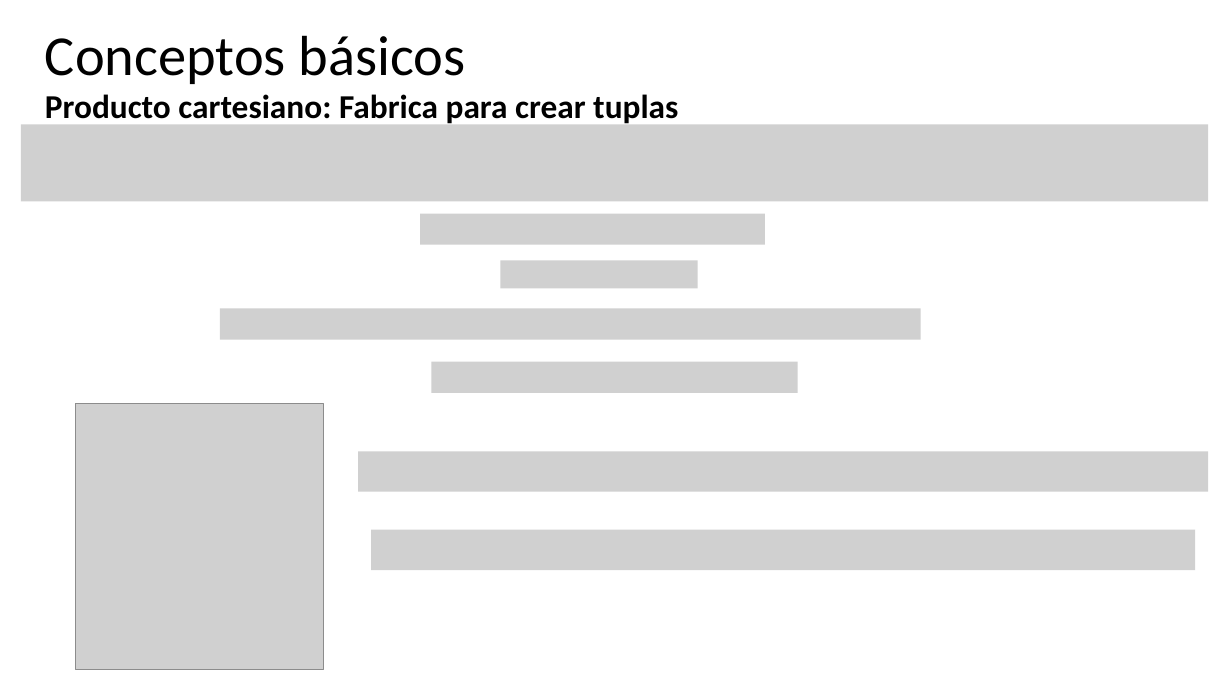
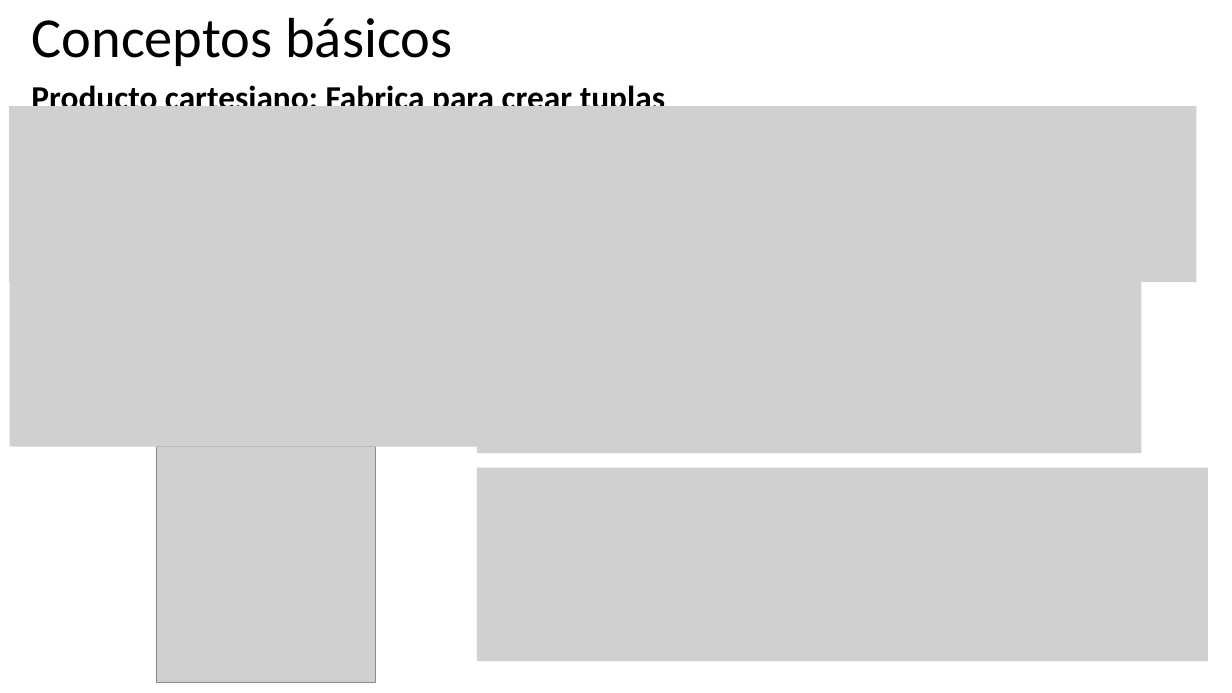
Before and after one commit to discretas1-udea/apuntes_clases_2026-2, a slide deck: slide 11 of clase-15/apuntes_clase15.pptx. Drawn at 1232x693 pixels with LibreOffice and Linux fonts; fonts in the diff are those of the drawing; grey boxes stand for pictures. Boxes give left, top, right and bottom in pixels: in the first picture for what was removed or moved away, otherwise in the second. Text is boxed around its words. In the diff, an @@ line names an element or a change of style, - is before the commit and + after.

```diff
--- a/clase-15/apuntes_clase15.pptx
+++ b/clase-15/apuntes_clase15.pptx
@@ title "Conceptos básicos": place and size @@
-title "Conceptos básicos" at (45,35,466,84)
+title "Conceptos básicos" at (32,17,452,66)
@@ text "Producto cartesiano: Fabrica para crear ..." rewrapped from (45,94,678,127) to (31,81,665,106) @@
@@ picture: place and size @@
-picture at (21,125,1209,201)
+picture at (9,106,1197,283)
@@ picture removed at (421,213,765,245) @@
@@ picture added at (9,268,538,446) @@
@@ picture removed at (501,261,699,288) @@
@@ picture added at (477,274,1141,453) @@
@@ picture removed at (220,309,921,340) @@
@@ picture removed at (432,361,798,393) @@
@@ picture: place and size @@
-picture at (76,404,323,670)
+picture at (156,447,375,683)
@@ picture removed at (359,451,1209,492) @@
@@ picture added at (477,468,1208,662) @@
@@ picture removed at (372,530,1196,570) @@
```
Also in this commit, not shown: 27 other slides changed, 5 slides added, 5 slides removed, 5 other files.
